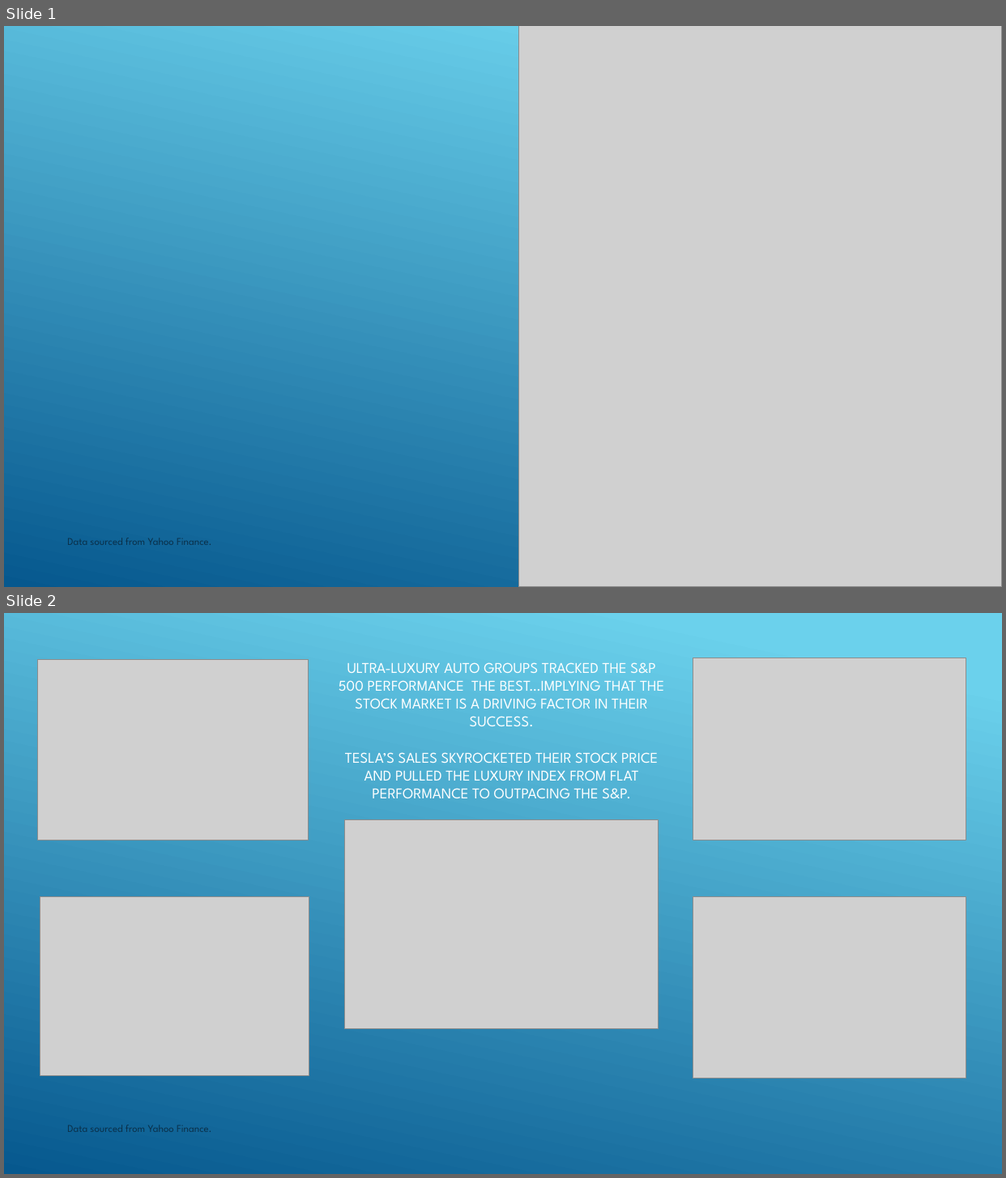
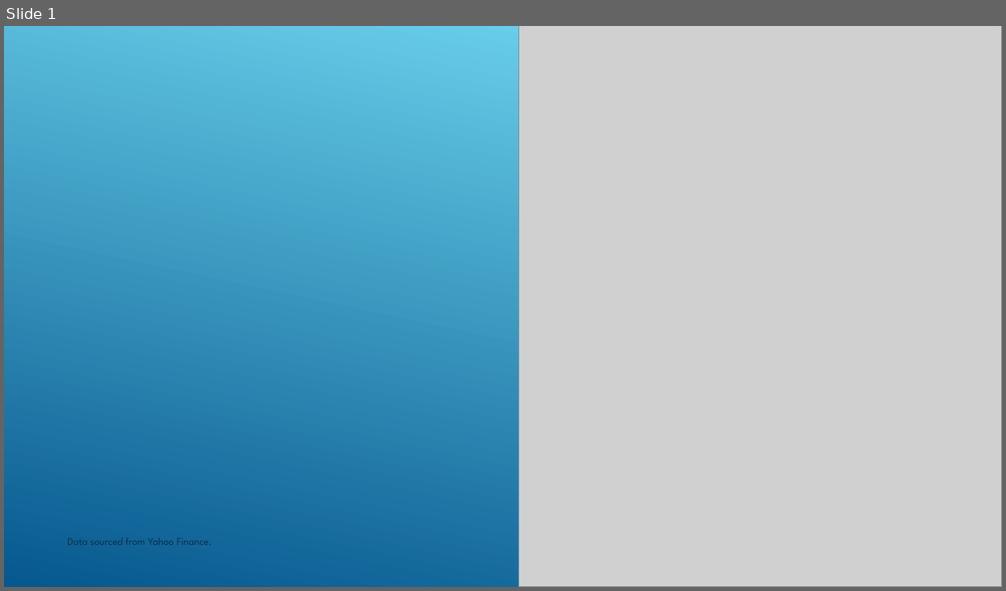
Before and after one commit to danawoodruff/Car-Sales-Analysis, a slide deck: StockPowerPointSlideMockup.pptx. Shown one above the other, each under a label of ours: slides 1 and 2 before the commit, slide 1 after it. The pictures are 1006x1178 and 1006x591 pixels, drawn with LibreOffice and Linux fonts; fonts in the diff are those of the drawing; grey boxes stand for pictures. Boxes give left, top, right and bottom in pixels: in the first picture for what was removed or moved away, otherwise in the second. Text is boxed around its words. In the diff, an @@ line names an element or a change of style, - is before the commit and + after.

Commit message:
Added two combo stock graphs

```diff
--- a/StockPowerPointSlideMockup.pptx
+++ b/StockPowerPointSlideMockup.pptx
@@ slide 2 removed at [4,613,1002,1174], background gradient #6ED2EB to #06588E @@
@@ picture removed at [38,660,308,841] @@
@@ picture removed at [692,658,966,840] @@
@@ title removed at [339,662,664,798] @@
-ULTRA-LUXURY AUTO GROUPS TRACKED THE S&P 500 PERFORMANCE THE BEST…IMPLYING THAT THE STOCK MARKET IS A DRIVING FACTOR IN THEIR SUCCESS.
-TESLA’S SALES SKYROCKETED THEIR STOCK PRICE AND PULLED THE LUXURY INDEX FROM FLAT PERFORMANCE TO OUTPACING THE S&P.
@@ picture removed at [345,820,658,1029] @@
@@ picture removed at [40,897,309,1076] @@
@@ picture removed at [692,897,966,1079] @@
@@ text removed at [67,1125,212,1132] @@
-Data sourced from Yahoo Finance.
```
Also in this commit, not shown: 10 slides added, 29 other files.
